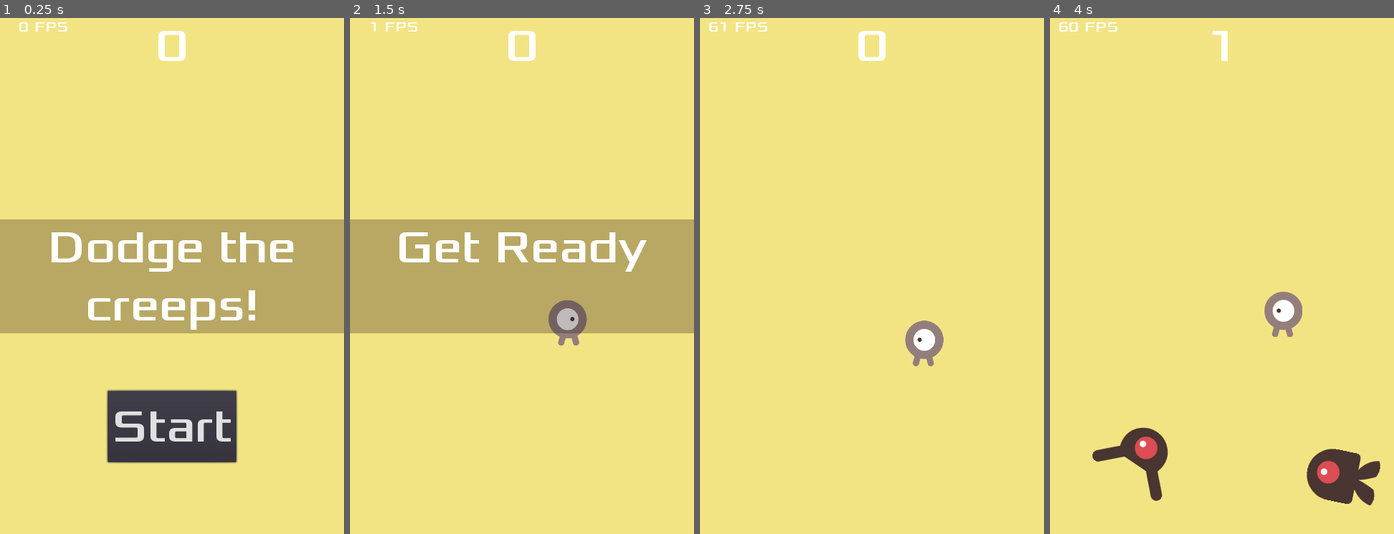
Above: before the commit, frames 1-4 (left to right).
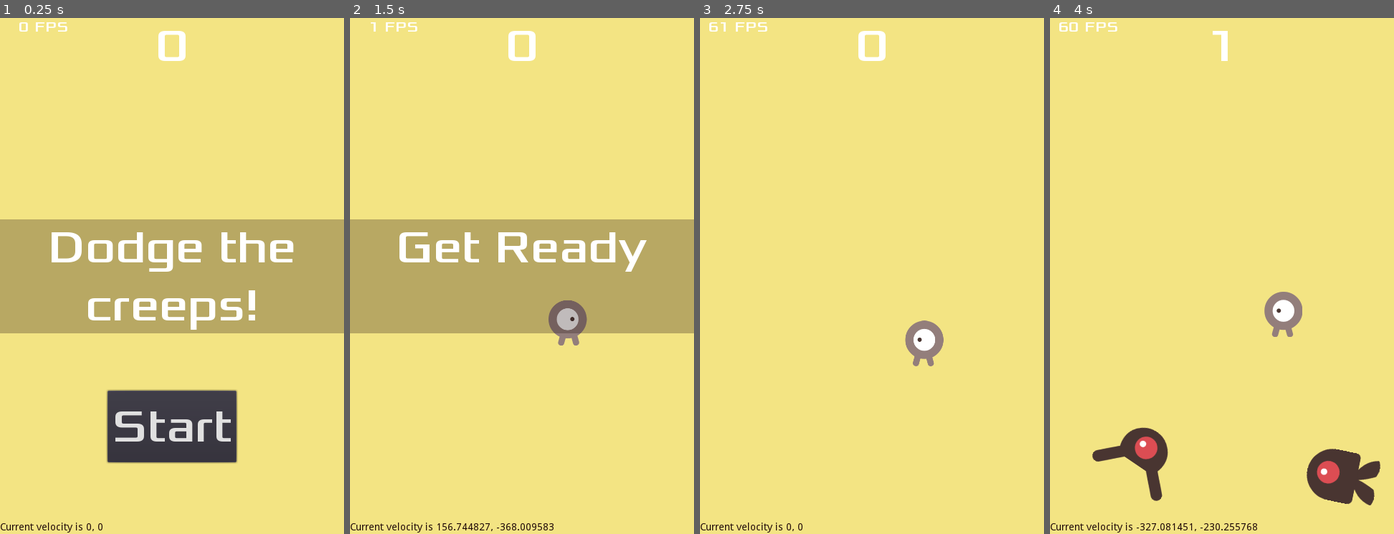
Above: after the commit, the same moments.

Repository: fboulay/godot-engine-first-game
Game: Godot game, scene res://scenes/Main.tscn
Two runs of this game, one before a commit and one after it. Both use one fixed random seed, a clock stepped at 60 frames per second and the inputs below. Sound files missing from this copy of the repository are replaced by a short silence.
Inputs (mouse positions are in pixels of both pictures, inside the frame that each line leads up to):
- Up to frame 1 (0.25 s): no input
- Up to frame 2 (1.5 s): click "Start" at 0.5 s; tap Enter at 1.25 s; move the mouse to (597, 250) at 1.27 s; hold Right (ui_right) from 1.28 s (still down); click (597, 250) at 1.42 s
- Up to frame 3 (2.75 s): release Right (ui_right) at 2 s; drag from (803, 301) to (854, 379) at 2.02 s
- Up to frame 4 (4 s): move the mouse to (1256, 162) at 2.77 s; hold Right (ui_right) 2.78-3.5 s; drag from (1204, 379) to (1118, 198) at 3.52 s

The runs differ from the first frame. In frame 1, 0.2% of the frame differs, in the area x 0-30%, y 97-100%; in frame 2, 0.3%, in the area x 0-60%, y 97-100%; in frame 3, 0.2%; in frame 4, 0.3%.

Commit message:
Improve display of debug text
* Use signal to send debug text from Player scene to HUD scene

Diff:
--- a/scenes/HUD.gd
+++ b/scenes/HUD.gd
@@ -2,7 +2,6 @@
 
 
 signal start_game
-
 
 # Called when the node enters the scene tree for the first time.
 func _ready():
@@ -34,7 +33,10 @@
 func _on_MessageTimer_timeout():
 	$MessageLabel.hide()
 
-
 func _on_StartButton_pressed():
 	$StartButton.hide()
 	emit_signal("start_game")
+
+# simple function to display debug string in the HUD
+func debug(text: String):
+	$Debug.text = text
--- a/scenes/Main.gd
+++ b/scenes/Main.gd
@@ -8,6 +8,7 @@
 # Called when the node enters the scene tree for the first time.
 func _ready():
 	randomize()
+	$Player.connect("debug", $HUD, "debug")
 
 func _input(event):
 	if !game_running && event.is_action_pressed("ui_cancel"):
@@ -59,7 +60,6 @@
 	$MobTimer.start()
 	$ScoreTimer.start()
 
-
 func _on_FpsTimer_timeout():
 	$HUD.update_fps()
 
--- a/scenes/Mob.tscn
+++ b/scenes/Mob.tscn
@@ -42,6 +42,7 @@
 scale = Vector2( 0.75, 0.75 )
 frames = SubResource( 1 )
 animation = "walk"
+frame = 1
 playing = true
 
 [node name="CollisionShape2D" type="CollisionShape2D" parent="."]
--- a/scenes/Player.gd
+++ b/scenes/Player.gd
@@ -1,6 +1,7 @@
 extends Area2D
 
 signal hit
+signal debug(text)
 
 export var speed = 400    # how fast the player will move (pixel/second)
 var screen_size           # size of the game window
@@ -35,6 +36,8 @@
 		$AnimatedSprite.play()
 	else:
 		$AnimatedSprite.stop()
+
+	emit_signal("debug", "Current velocity is " + str(velocity.x) + ", " + str(velocity.y))
 
 	position += velocity * delta
 	position.x = clamp(position.x, 0, screen_size.x)
@@ -77,7 +80,3 @@
 	position = pos
 	show()
 	$CollisionShape2D.disabled = false
-
-# simple function to display debug string in the HUD
-func debug(text: String):
-	get_node("/root/Main/HUD/Debug").text = text
Not shown, changed: README.adoc
